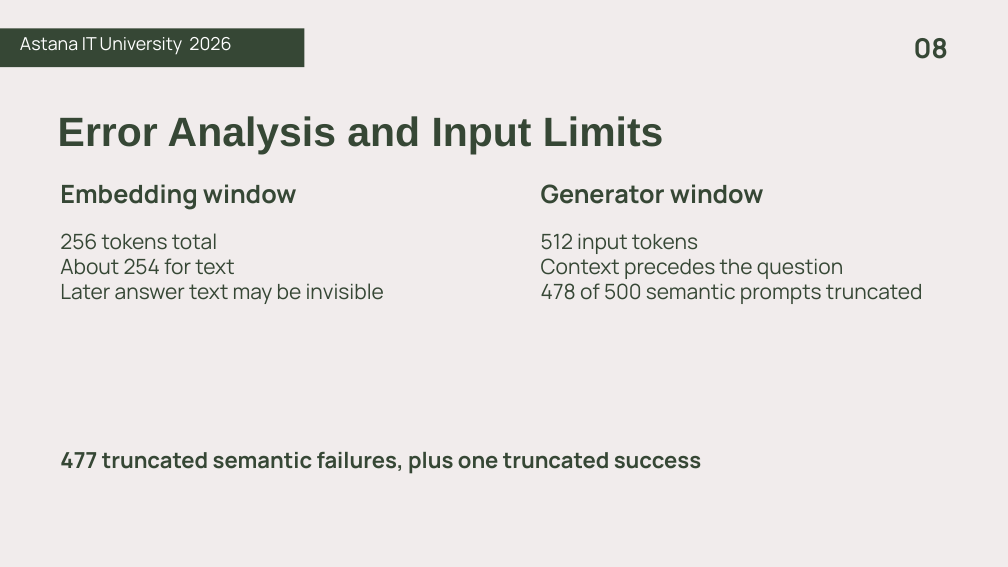
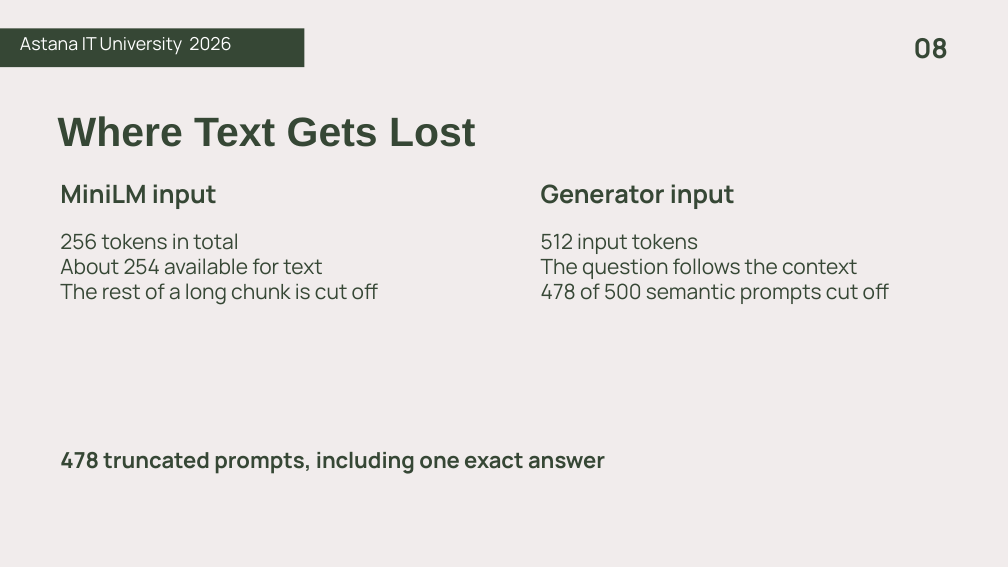
Before and after one commit to aahhaha/rag-chunking-assignment4, a slide deck: slide 8 of final/submission/Final_Defence_Aibyn_Samat.pptx. Drawn at 1008x567 pixels with LibreOffice and Linux fonts; fonts in the diff are those of the drawing. Boxes give left, top, right and bottom in pixels: in the first picture for what was removed or moved away, otherwise in the second. Text is boxed around its words. In the diff, an @@ line names an element or a change of style, - is before the commit and + after.

```diff
--- a/final/submission/Final_Defence_Aibyn_Samat.pptx
+++ b/final/submission/Final_Defence_Aibyn_Samat.pptx
@@ text at (58, 116, 475, 147): text changed @@
-Error Analysis and Input Limits
+Where Text Gets Lost
@@ text at (60, 184, 217, 209): text changed @@
-Embedding window
+MiniLM input
@@ text at (541, 184, 735, 209): text changed @@
-Generator window
+Generator input
@@ text at (60, 233, 378, 305): text changed @@
-256 tokens total
-About 254 for text
-Later answer text may be invisible
+256 tokens in total
+About 254 available for text
+The rest of a long chunk is cut off
@@ text at (541, 258, 889, 304): text changed @@
-Context precedes the question
-478 of 500 semantic prompts truncated
+The question follows the context
+478 of 500 semantic prompts cut off
@@ text at (60, 452, 605, 474): text changed @@
-477 truncated semantic failures, plus one truncated success
+478 truncated prompts, including one exact answer
```
Also in this commit, not shown: 8 other slides changed, 19 other files.
